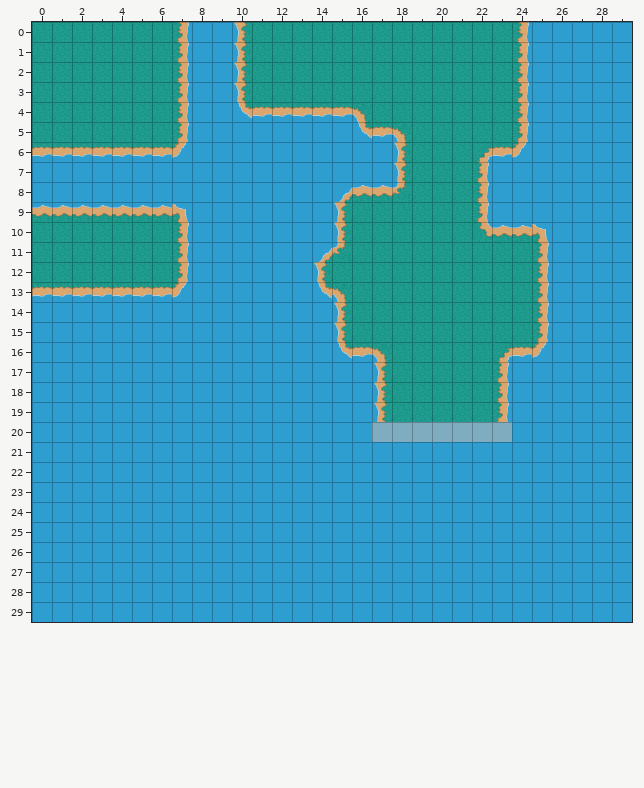
Two states of a Tiled map, Guardians-of-Zenith/Output/Assets/Maps/Main Tilesets/Examples Daugeons Tilesets.tmx. Above: the version before the commit.
Cells are 32x32 px. Shown: x 0..29, y 0..29. Tiles whose own drawing changed are shown in their newer look in all pictures.
After:
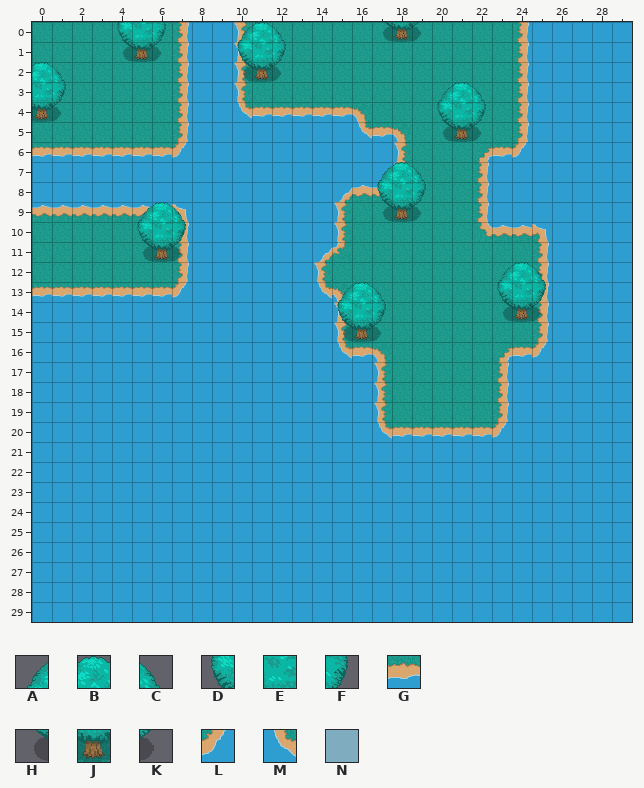
Key: from "Tileset_Lake": A 10, B 11, C 12, D 26, E 27, F 28, G 34, H 42, J 43, K 44, L 49, M 51, N 66.
_ is an empty cell.
Tiles of an added or newly shown layer are drawn over the layers below it.
See-through tiles are keyed as they look on the map.
The edit:
Layer "Suelo":
The edit turns tile N into tile G in row 20 at x 18 to 22.
The edit turns tile N into tile L in row 20 at x 23.
The edit turns tile N into tile M in row 20 at x 17.
Layer "Arboles" (added):
There is now tile A in row 0 at x 10; in row 3 at x 20; in row 7 at x 17; in row 9 at x 5; in row 12 at x 23; in row 13 at x 15.
There is now tile B in row 0 at x 11; in row 2 at x 0; in row 3 at x 21; in row 7 at x 18; in row 9 at x 6; in row 12 at x 24.
There is now tile B in row 13 at x 16.
There is now tile C in row 0 at x 12; in row 2 at x 1; in row 3 at x 22; in row 7 at x 19; in row 9 at x 7; in row 12 at x 25.
There is now tile C in row 13 at x 17.
There is now tile D in row 0 at x 4; in row 1 at x 10; in row 4 at x 20; in row 8 at x 17; in row 10 at x 5; in row 13 at x 23.
There is now tile D in row 14 at x 15.
There is now tile E in row 0 at x 5; in row 1 at x 11; in row 3 at x 0; in row 4 at x 21; in row 8 at x 18; in row 10 at x 6.
There is now tile E in row 13 at x 24; in row 14 at x 16.
There is now tile F in row 0 at x 6; in row 1 at x 12; in row 3 at x 1; in row 4 at x 22; in row 8 at x 19; in row 10 at x 7.
There is now tile F in row 13 at x 25; in row 14 at x 17.
There is now tile H in row 0 at x 17; in row 1 at x 4; in row 2 at x 10; in row 5 at x 20; in row 9 at x 17; in row 11 at x 5.
There is now tile H in row 14 at x 23; in row 15 at x 15.
There is now tile J in row 0 at x 18; in row 1 at x 5; in row 2 at x 11; in row 4 at x 0; in row 5 at x 21; in row 9 at x 18.
There is now tile J in row 11 at x 6; in row 14 at x 24; in row 15 at x 16.
There is now tile K in row 0 at x 19; in row 1 at x 6; in row 2 at x 12; in row 4 at x 1; in row 5 at x 22; in row 9 at x 19.
There is now tile K in row 11 at x 7; in row 14 at x 25; in row 15 at x 17.
